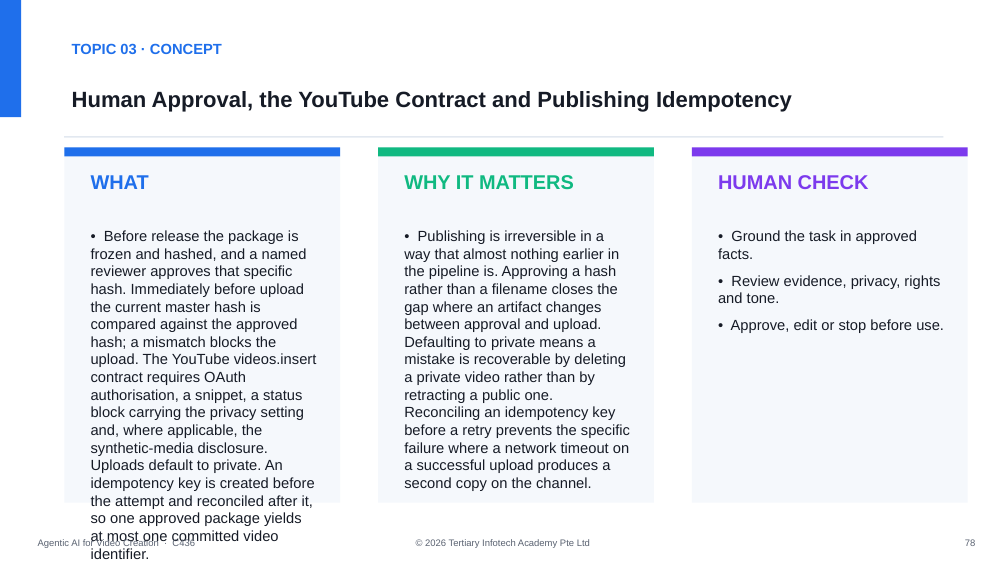
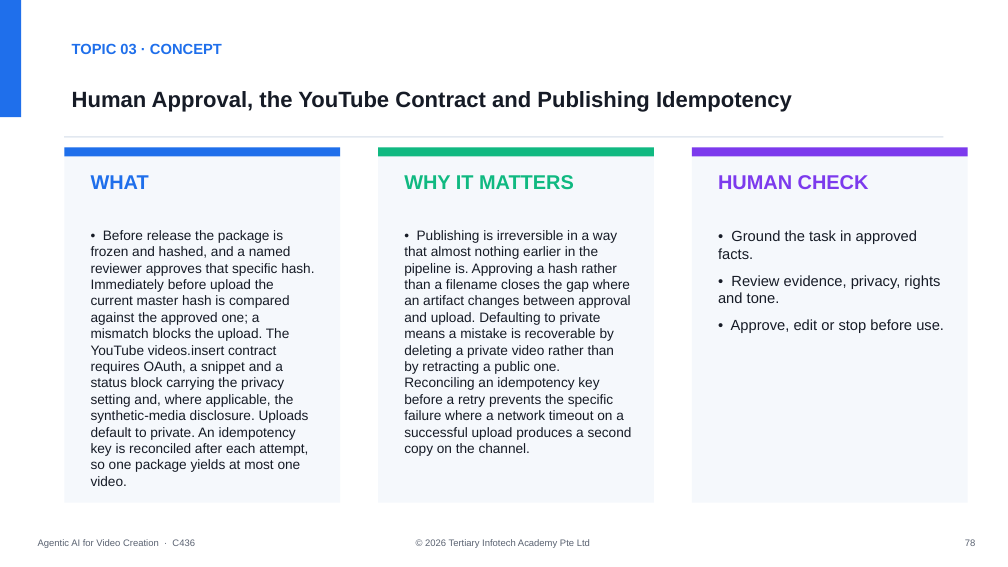
Before and after one commit to tertiarycourses/C436-Agentic-AI-for-Video-Creation, a slide deck: slide 79 of courseware/Agentic AI for Video Creation-v2.0.pptx. Drawn at 1008x567 pixels with LibreOffice and Linux fonts; fonts in the diff are those of the drawing. Boxes give left, top, right and bottom in pixels: in the first picture for what was removed or moved away, otherwise in the second. Text is boxed around its words. In the diff, an @@ line names an element or a change of style, - is before the commit and + after.

```diff
--- a/courseware/Agentic AI for Video Creation-v2.0.pptx
+++ b/courseware/Agentic AI for Video Creation-v2.0.pptx
@@ text at <box>91,230,314,486</box>: text changed; size 14 to 13 pt @@
-• Before release the package is frozen and hashed, and a named reviewer approves that specific hash. Immediately before upload the current master hash is compared against the approved hash; a mismatch blocks the upload. The YouTube videos.insert contract requires OAuth authorisation, a snippet, a status block carrying the privacy setting and, where applicable, the synthetic-media disclosure. Uploads default to private. An idempotency key is created before the attempt and reconciled after it, so one approved package yields at most one committed video identifier.
+• Before release the package is frozen and hashed, and a named reviewer approves that specific hash. Immediately before upload the current master hash is compared against the approved one; a mismatch blocks the upload. The YouTube videos.insert contract requires OAuth, a snippet and a status block carrying the privacy setting and, where applicable, the synthetic-media disclosure. Uploads default to private. An idempotency key is reconciled after each attempt, so one package yields at most one video.
@@ text "• Publishing is irreversible in ..." at <box>404,230,632,456</box>: size 14 to 13 pt @@
```
Also in this commit, not shown: 11 other slides changed, 8 other files.
